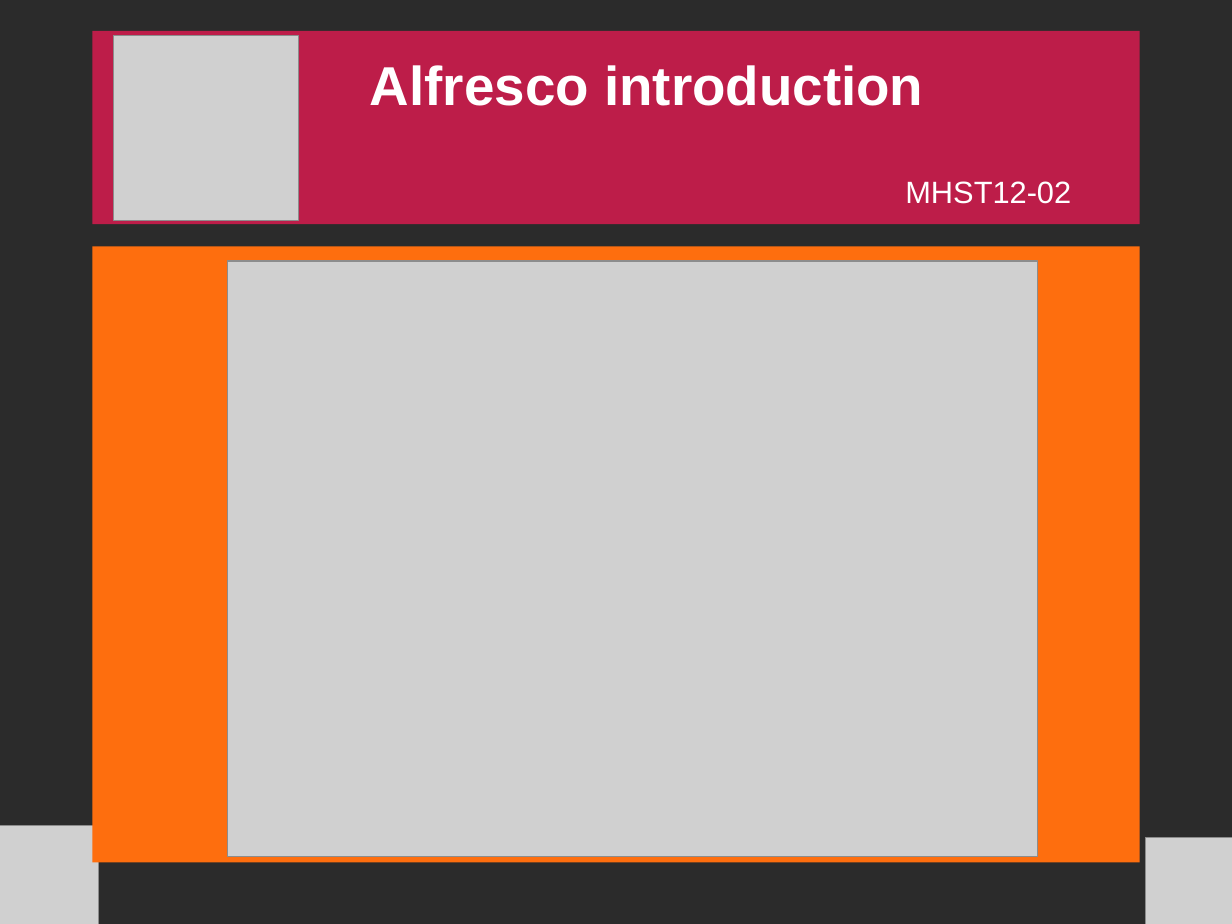
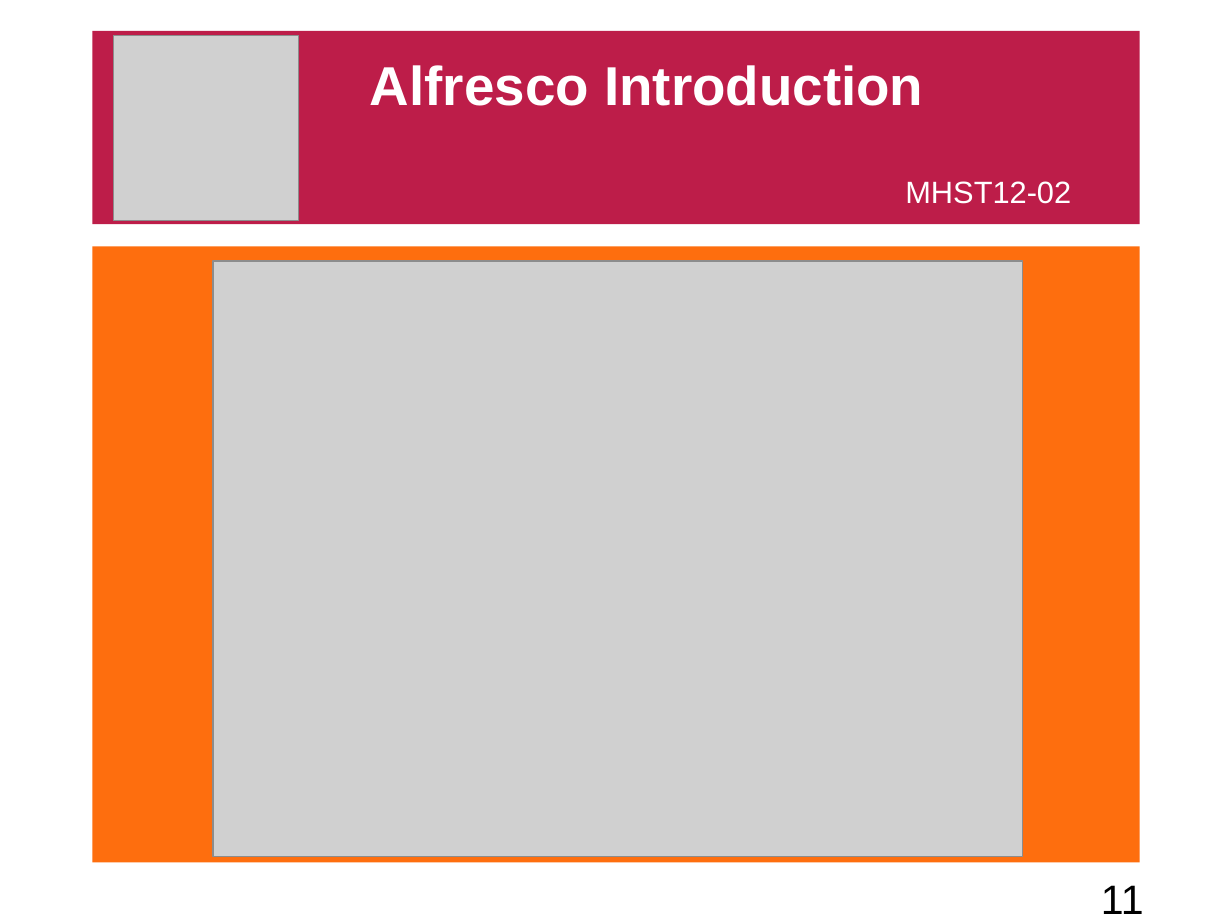
Before and after one commit to freshdocs/cmsandroid, a slide deck: slide 11 of Documents/docs/[MHST12-02] 9. Slide.odp (slide 7 before the commit). Drawn at 1232x924 pixels with LibreOffice and Linux fonts; fonts in the diff are those of the drawing; grey boxes stand for pictures; background and template pictures are left out; a plain dark background stands for a picture behind light text. Boxes give left, top, right and bottom in pixels: in the first picture for what was removed or moved away, otherwise in the second. Text is boxed around its words. In the diff, an @@ line names an element or a change of style, - is before the commit and + after.

```diff
--- a/Documents/docs/[MHST12-02] 9. Slide.odp
+++ b/Documents/docs/[MHST12-02] 9. Slide.odp
@@ background picture (left out) to #FFFFFF @@
@@ text at <box>370,65,923,106</box>: text changed @@
-Alfresco introduction
+Alfresco Introduction
@@ picture: place and size @@
-picture at <box>228,261,1037,856</box>
+picture at <box>213,261,1023,856</box>
@@ picture removed at <box>0,825,99,924</box> @@
@@ picture removed at <box>1146,838,1232,924</box> @@
@@ page number added at <box>1101,885,1144,914</box>, 24 pt, text #000000 @@
+11
```
Also in this commit, not shown: 12 other slides changed, 13 slides added, 9 slides removed, 1 other file.
